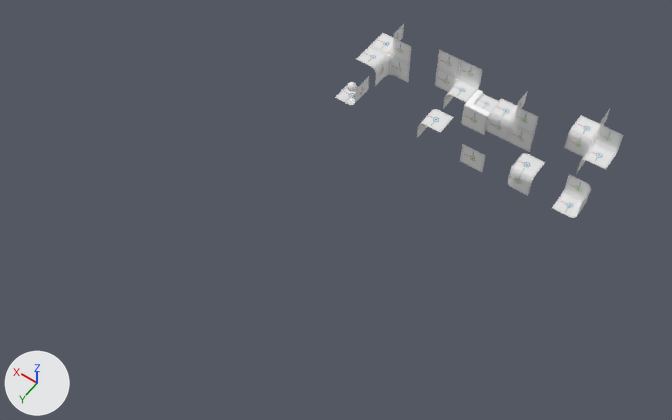
A saved change to the Blender file BasicsAssets/Palettes/Block Palette/Blocks.blend.
The view is the same before and after, from a 50 mm lens placed at (-4.74, 11.4, 13.51), pointed at (1.18, 3.11, 0.48). Arrows for +X, +Y and +Z are at lower left; the lights stay in place.

Names of what the first picture shows: 'Castle Corner 1x1x1.001', 'Corner  Neg 1x1x1', 'Corner 1x1x1', 'Cross 1x1x1', 'EdgeToEdge 1x1x1', 'SideToEdgeNeg 1x1x1', 'SideToEdgePos 1x1x1'.
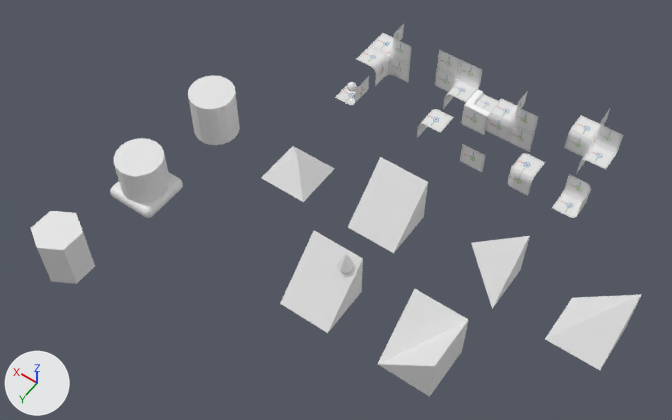
Location of each change, [x1, y1, x2, y2] in pixels of the pictures (672 x 420 px):
'RampCorner2', added
    after: [378, 289, 469, 397]
'RampAssymetric', added
    after: [280, 231, 363, 333]
'Ramp', added
    after: [348, 157, 428, 253]
'PyramidCorner', added
    after: [545, 295, 641, 370]
'ColumnWithBottom', added
    after: [110, 138, 183, 218]
'SimpleColumn', added
    after: [31, 211, 95, 284]
'Column', added
    after: [188, 75, 240, 145]
'RampCorner1', added
    after: [471, 236, 530, 309]
'PyramidTop', added
    after: [261, 146, 335, 202]

The change, as a list of edits to the scene's bpy script:
```text
Add me_cylinder_005:
    me_cylinder_005.from_pydata(...)  # a 6-sided cylinder along z spanning x -0.39..0.39, y -0.45..0.45, z -0.5..0.5
Add me_cylinder_001:
    me_cylinder_001.from_pydata(...)  # a 20-sided cylinder along z spanning x -0.45..0.45, y -0.45..0.45, z -0.35..0.5
Add me_cylinder_002:
    me_cylinder_002.from_pydata(...)  # a box spanning x -0.5..0.5, y -0.5..0.5, z -0.125..0.125
Add me_cube_012:
    me_cube_012.from_pydata([(-0.5, -0.5, -0.5), (-0.5, -0.5, 0.5), (-0.5, 0.5, -0.5), (-0.5, 0.5, 0.5), (0.5, -0.5, -0.5), (0.5, -0.5, 0.5), (0.5, 0.5, -0.5)], [], [(0, 1, 3, 2), (4, 5, 1, 0), (2, 6, 4, 0), (2, 3, 6), (4, 6, 5), (1, 5, 6), (6, 3, 1)])
Add me_cylinder:
    me_cylinder.from_pydata(...)  # a 20-sided cylinder along z spanning x -0.45..0.45, y -0.45..0.45, z -0.5..0.5
Add me_cube_010:
    me_cube_010.from_pydata(...)  # 28 vertices, 30 faces; spans x -0.5..0.5, y -0.5..0.5, z -0.5..0.648
Add me_cube_009:
    me_cube_009.from_pydata([(-0.5, -0.5, -0.5), (-0.5, -0.5, 0.5), (-0.5, 0.5, -0.5), (0.5, -0.5, -0.5), (0.5, 0.5, -0.5)], [], [(0, 1, 2), (3, 1, 0), (3, 0, 2, 4), (3, 4, 1), (1, 4, 2)])
Add me_cone:
    me_cone.from_pydata([(-0.5, -0.5, -0.5), (-0.5, 0.5, -0.5), (0.5, 0.5, -0.5), (0.5, -0.5, -0.5), (0.0, 0.0, 0.0)], [], [(0, 4, 1), (1, 4, 2), (0, 1, 2, 3), (2, 4, 3), (3, 4, 0)])
Add me_cube_008:
    me_cube_008.from_pydata([(-0.5, -0.5, -0.5), (-0.5, -0.5, 0.5), (-0.5, 0.5, -0.5), (0.5, -0.5, -0.5)], [], [(0, 1, 2), (3, 1, 0), (3, 0, 2), (3, 2, 1)])
Add me_cube:
    me_cube.from_pydata([(-0.5, -0.5, -0.5), (-0.5, -0.5, 0.5), (-0.5, 0.5, -0.5), (0.5, -0.5, -0.5), (0.5, -0.5, 0.5), (0.5, 0.5, -0.5), (0.5, 0.0, -0.011), (-0.5, 0.0, -0.011)], [], [(0, 1, 7, 2), (5, 6, 4, 3), (3, 4, 1, 0), (2, 5, 3, 0), (7, 1, 4, 6), (2, 7, 6, 5)])
Add ob_simplecolumn:
    ob_simplecolumn = bpy.data.objects.new('SimpleColumn', me_cylinder_005)
    ob_simplecolumn.location = (4.5, 6.5, 0.5)
Add ob_columnwithbottom:
    ob_columnwithbottom = bpy.data.objects.new('ColumnWithBottom', me_cylinder_001)
    ob_columnwithbottom.location = (4.5, 4.5, 0.5)
    _m = ob_columnwithbottom.modifiers.new('Boolean', 'BOOLEAN')
    _m.object = ob_columnbottom
    _m.operation = 'UNION'
Add ob_columnbottom:
    ob_columnbottom = bpy.data.objects.new('ColumnBottom', me_cylinder_002)
    ob_columnbottom.location = (4.5, 4.5, 0.125)
    _m = ob_columnbottom.modifiers.new('Bevel', 'BEVEL')
    _m.segments = 3
    ob_columnbottom.hide_render = True
Add ob_rampcorner2:
    ob_rampcorner2 = bpy.data.objects.new('RampCorner2', me_cube_012)
    ob_rampcorner2.location = (-1.5, 4.5, 0.5)
Add ob_column:
    ob_column = bpy.data.objects.new('Column', me_cylinder)
    ob_column.location = (4.5, 2.5, 0.5)
Add ob_rampassymetric:
    ob_rampassymetric = bpy.data.objects.new('RampAssymetric', me_cube_010)
    ob_rampassymetric.location = (0.5, 4.5, 0.5)
Add ob_pyramidcorner:
    ob_pyramidcorner = bpy.data.objects.new('PyramidCorner', me_cube_009)
    ob_pyramidcorner.location = (-3.5, 2.5, 0.5)
Add ob_pyramidtop:
    ob_pyramidtop = bpy.data.objects.new('PyramidTop', me_cone)
    ob_pyramidtop.location = (2.5, 2.5, 0.5)
Add ob_rampcorner1:
    ob_rampcorner1 = bpy.data.objects.new('RampCorner1', me_cube_008)
    ob_rampcorner1.location = (-1.5, 2.5, 0.5)
Add ob_ramp:
    ob_ramp = bpy.data.objects.new('Ramp', me_cube)
    ob_ramp.location = (0.5, 2.5, 0.5)
```
